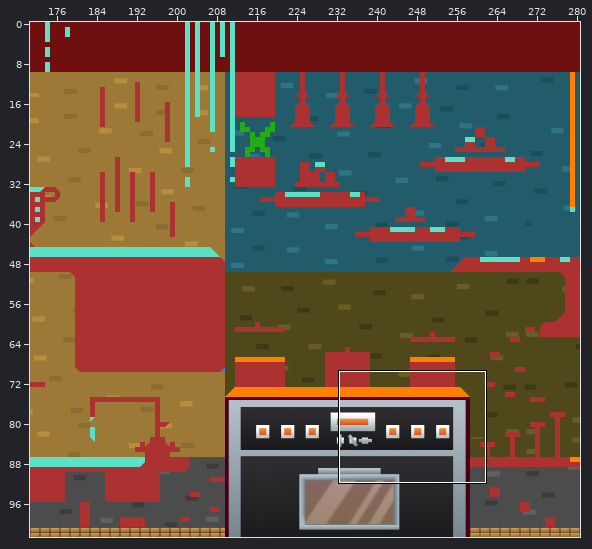
A Tiled map gets an edit: ETPA2122_CRJVB1A_Platformer_OsborneSebastien/map.tmx. The picture above shows the old version from afar; the outline marks the close-up.
Close-up. Earlier state:
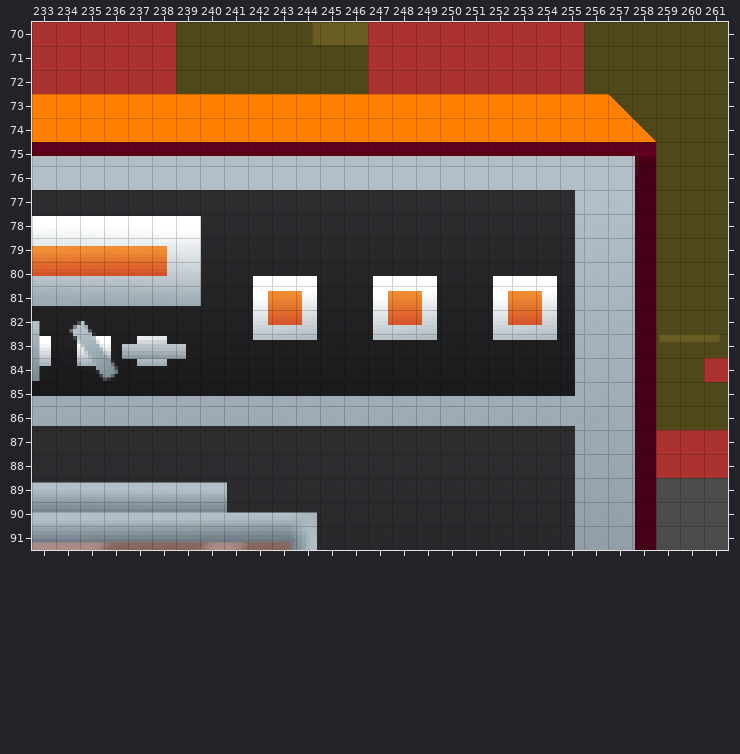
Cells are 32x32 px. Shown: x 233..261, y 70..91. The commit also changed other parts of the map, which this record leaves out.
The result:
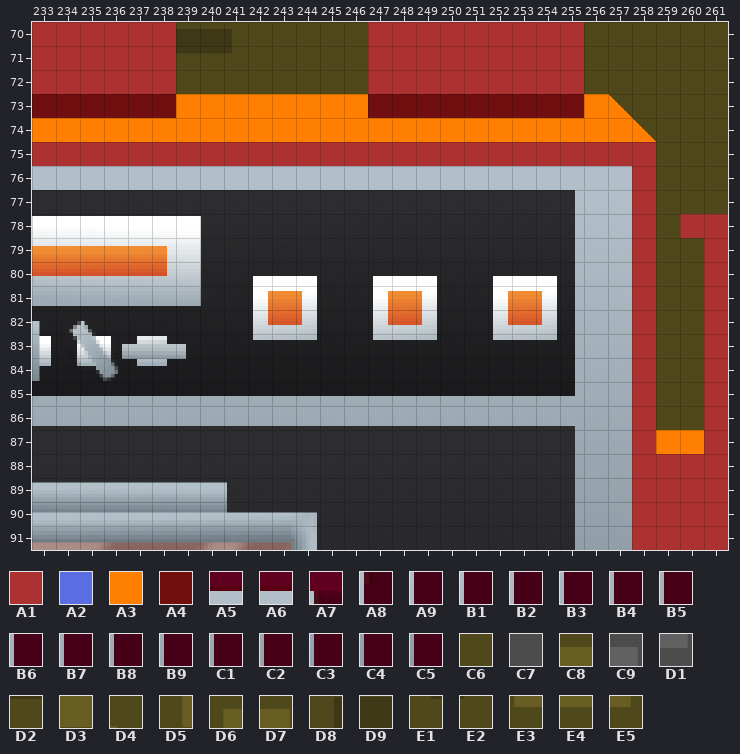
Key: from "block": A1 0, A2 1, A3 3, A4 4; from "kitchen": A5 584, A6 615, A7 616, A8 777, A9 938, B1 1099, B2 1260, B3 1421, B4 1582, B5 1743, B6 1904, B7 2065, B8 2226, B9 2387, C1 2548, C2 2709, C3 2870, C4 3031, C5 3192; from "wall": C6 0, C7 60, C8 287, C9 348, D1 468, D2 1242, D3 1497, D4 2317, D5 2434, D6 2543, D7 2545, D8 2803, D9 2804, E1 3031, E2 3034, E3 3525, E4 3526, E5 3527.
__ is an empty cell, .. an unchanged one.
What changed:
--- layer "bg"
@@ x 244..246 @@
-70 D5 D3 D3
+70 C6 C6 C6
@@ x 247..255 @@
-73 C6 .. .. .. .. .. D8 D9 D9
+73 D4 .. .. .. .. .. C6 C6 C6
@@ x 233..244 @@
-75 C6 C6 C6 .. .. .. .. .. E1 D2 D2 E2
+75 D6 C8 D7 .. .. .. .. .. C6 C6 C6 C6
@@ x 259..261 @@
-83 E3 E4 E5
+83 C6 C6 C6
@@ x 258..258 @@
-87 A2
-88 A2
-89 A4
-90 A4
-91 A4
+87 C7
+88 C7
+89 C9
+90 D1
+91 C7
--- layer "ground"
@@ x 233..255 @@
-73 A5 A5 A5 A5 A5 A5 .. .. .. .. .. .. .. .. A5 A5 A5 A5 A6 __ __ __ __
+73 A4 A4 A4 A4 A4 A4 .. .. .. .. .. .. .. .. A4 A4 A4 A4 A4 A4 A4 A4 A4
@@ x 233..261 @@
-75 A5 A5 A5 A5 A5 A5 A5 A5 A5 A5 A5 A5 A5 A5 A5 A5 A5 A5 A5 A5 A5 A5 A5 A5 A6 A7 .. .. ..
-76 .. .. .. .. .. .. .. .. .. .. .. .. .. .. .. .. .. .. .. .. .. .. .. .. .. A8 .. .. ..
-77 .. .. .. .. .. .. .. .. .. .. .. .. .. .. .. .. .. .. .. .. .. .. .. .. .. A9 .. .. ..
-78 .. .. .. .. .. .. .. .. .. .. .. .. .. .. .. .. .. .. .. .. .. .. .. .. .. B1 .. __ __
-79 .. .. .. .. .. .. .. .. .. .. .. .. .. .. .. .. .. .. .. .. .. .. .. .. .. B2 .. .. __
-80 .. .. .. .. .. .. .. .. .. .. .. .. .. .. .. .. .. .. .. .. .. .. .. .. .. B3 .. .. __
-81 .. .. .. .. .. .. .. .. .. .. .. .. .. .. .. .. .. .. .. .. .. .. .. .. .. B4 .. .. __
-82 .. .. .. .. .. .. .. .. .. .. .. .. .. .. .. .. .. .. .. .. .. .. .. .. .. B5 .. .. __
-83 .. .. .. .. .. .. .. .. .. .. .. .. .. .. .. .. .. .. .. .. .. .. .. .. .. B6 .. .. __
-84 .. .. .. .. .. .. .. .. .. .. .. .. .. .. .. .. .. .. .. .. .. .. .. .. .. B7 .. .. ..
-85 .. .. .. .. .. .. .. .. .. .. .. .. .. .. .. .. .. .. .. .. .. .. .. .. .. B8 .. .. __
-86 .. .. .. .. .. .. .. .. .. .. .. .. .. .. .. .. .. .. .. .. .. .. .. .. .. B9 .. .. __
-87 .. .. .. .. .. .. .. .. .. .. .. .. .. .. .. .. .. .. .. .. .. .. .. .. .. C1 A1 A1 ..
-88 .. .. .. .. .. .. .. .. .. .. .. .. .. .. .. .. .. .. .. .. .. .. .. .. .. C2 .. .. ..
-89 .. .. .. .. .. .. .. .. .. .. .. .. .. .. .. .. .. .. .. .. .. .. .. .. .. C3 __ __ __
-90 .. .. .. .. .. .. .. .. .. .. .. .. .. .. .. .. .. .. .. .. .. .. .. .. .. C4 __ __ __
-91 .. .. .. .. .. .. .. .. .. .. .. .. .. .. .. .. .. .. .. .. .. .. .. .. .. C5 __ __ __
+75 A1 A1 A1 A1 A1 A1 A1 A1 A1 A1 A1 A1 A1 A1 A1 A1 A1 A1 A1 A1 A1 A1 A1 A1 A1 A1 .. .. ..
+76 .. .. .. .. .. .. .. .. .. .. .. .. .. .. .. .. .. .. .. .. .. .. .. .. .. A1 .. .. ..
+77 .. .. .. .. .. .. .. .. .. .. .. .. .. .. .. .. .. .. .. .. .. .. .. .. .. A1 .. .. ..
+78 .. .. .. .. .. .. .. .. .. .. .. .. .. .. .. .. .. .. .. .. .. .. .. .. .. A1 .. A1 A1
+79 .. .. .. .. .. .. .. .. .. .. .. .. .. .. .. .. .. .. .. .. .. .. .. .. .. A1 .. .. A1
+80 .. .. .. .. .. .. .. .. .. .. .. .. .. .. .. .. .. .. .. .. .. .. .. .. .. A1 .. .. A1
+81 .. .. .. .. .. .. .. .. .. .. .. .. .. .. .. .. .. .. .. .. .. .. .. .. .. A1 .. .. A1
+82 .. .. .. .. .. .. .. .. .. .. .. .. .. .. .. .. .. .. .. .. .. .. .. .. .. A1 .. .. A1
+83 .. .. .. .. .. .. .. .. .. .. .. .. .. .. .. .. .. .. .. .. .. .. .. .. .. A1 .. .. A1
+84 .. .. .. .. .. .. .. .. .. .. .. .. .. .. .. .. .. .. .. .. .. .. .. .. .. A1 .. .. ..
+85 .. .. .. .. .. .. .. .. .. .. .. .. .. .. .. .. .. .. .. .. .. .. .. .. .. A1 .. .. A1
+86 .. .. .. .. .. .. .. .. .. .. .. .. .. .. .. .. .. .. .. .. .. .. .. .. .. A1 .. .. A1
+87 .. .. .. .. .. .. .. .. .. .. .. .. .. .. .. .. .. .. .. .. .. .. .. .. .. A1 __ __ ..
+88 .. .. .. .. .. .. .. .. .. .. .. .. .. .. .. .. .. .. .. .. .. .. .. .. .. A1 .. .. ..
+89 .. .. .. .. .. .. .. .. .. .. .. .. .. .. .. .. .. .. .. .. .. .. .. .. .. A1 A1 A1 A1
+90 .. .. .. .. .. .. .. .. .. .. .. .. .. .. .. .. .. .. .. .. .. .. .. .. .. A1 A1 A1 A1
+91 .. .. .. .. .. .. .. .. .. .. .. .. .. .. .. .. .. .. .. .. .. .. .. .. .. A1 A1 A1 A1
--- layer "hot"
@@ x 233..255 @@
-73 A3 A3 A3 A3 A3 A3 .. .. .. .. .. .. .. .. A3 A3 A3 A3 A3 A3 A3 A3 A3
+73 __ __ __ __ __ __ .. .. .. .. .. .. .. .. __ __ __ __ __ __ __ __ __
@@ x 259..260 @@
-87 __ __
+87 A3 A3
Changed places in both close-ups, as pixel boxes (x1, y1, x2, y2):
changed: (312, 22, 368, 45)
changed: (32, 94, 176, 118)
changed: (368, 94, 584, 118)
changed: (32, 142, 728, 550)
